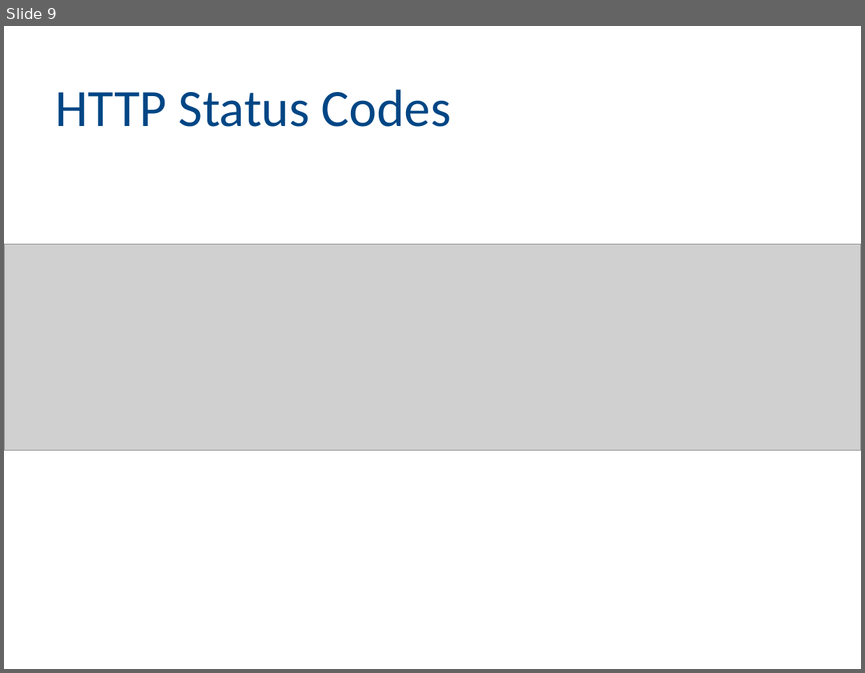
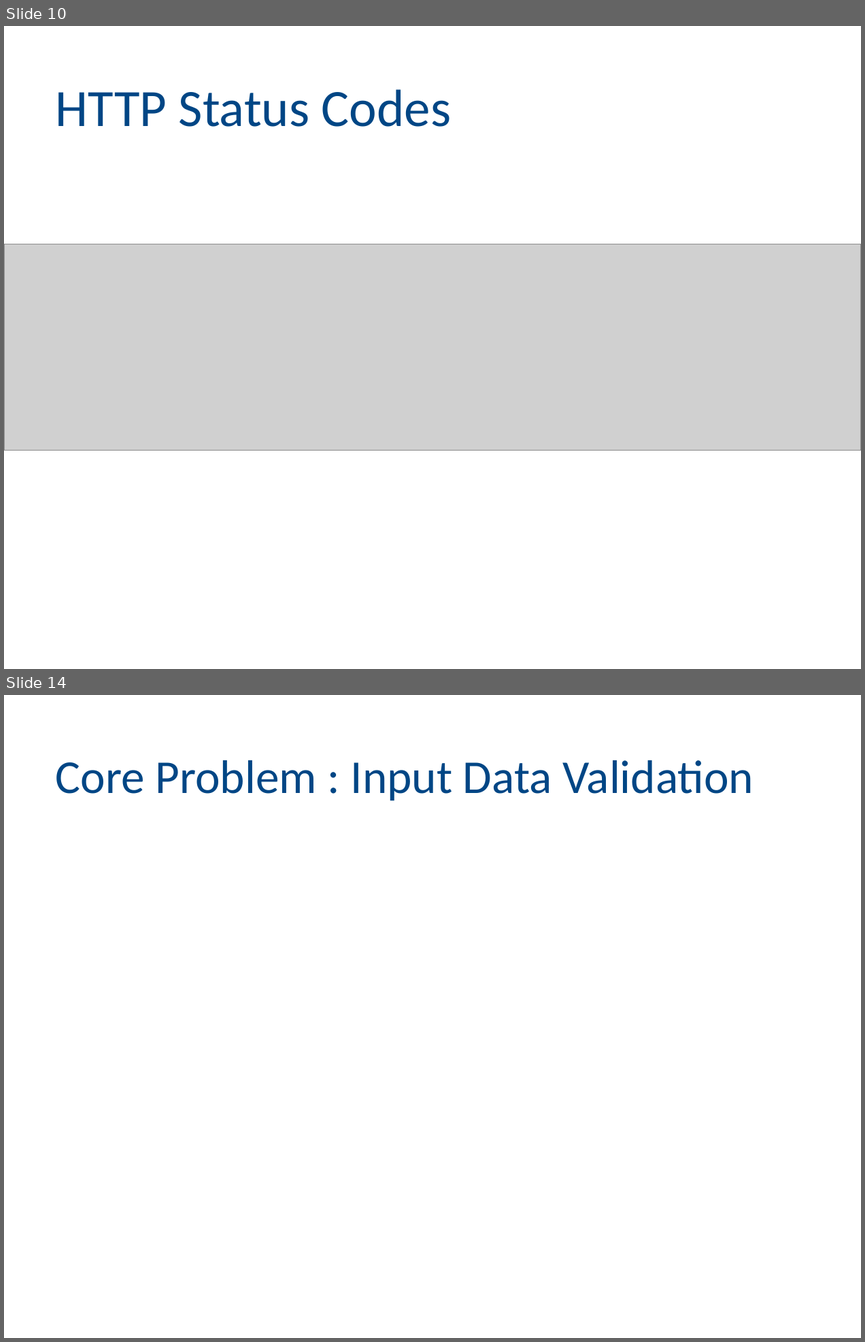
Before and after one commit to michaelhidalgo/7WCSQ, a slide deck: Presentation/Training.pptx. Shown one above the other, each under a label of ours: slide 9 before the commit, slides 10 and 14 after it; the slides between them are not shown. The pictures are 865x673 and 865x1342 pixels, drawn with LibreOffice and Linux fonts; fonts in the diff are those of the drawing; grey boxes stand for pictures; background and template pictures are left out. Boxes give left, top, right and bottom in pixels: in the first picture for what was removed or moved away, otherwise in the second. Text is boxed around its words. In the diff, an @@ line names an element or a change of style, - is before the commit and + after.

```diff
--- a/Presentation/Training.pptx
+++ b/Presentation/Training.pptx
@@ slide 14 added at <box>4,695,861,1338</box>, background picture (left out) @@
@@ title added at <box>56,760,753,801</box>, 39.6 pt, text #004685 @@
+Core Problem : Input Data Validation
@@ what was slide 9 is now slide 10 @@
```
Also in this commit, not shown: 2 slides changed, 4 other slides added.
